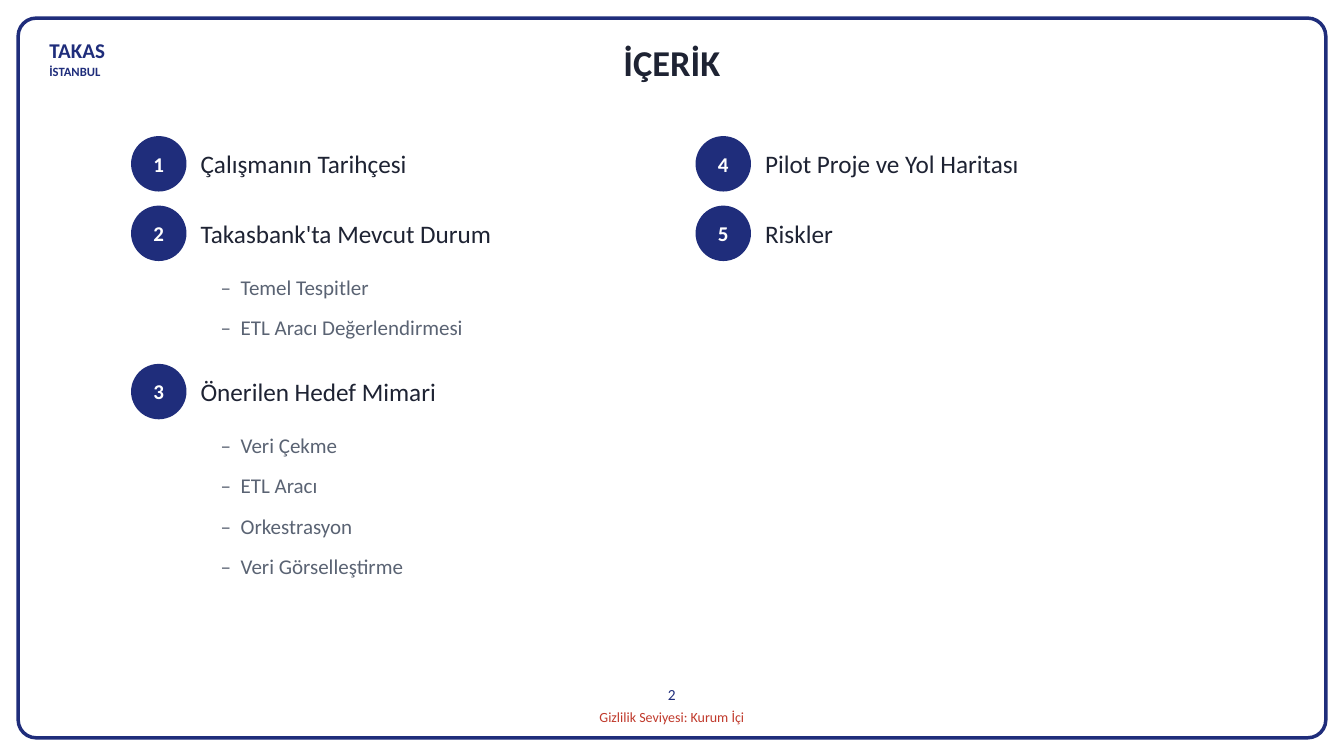
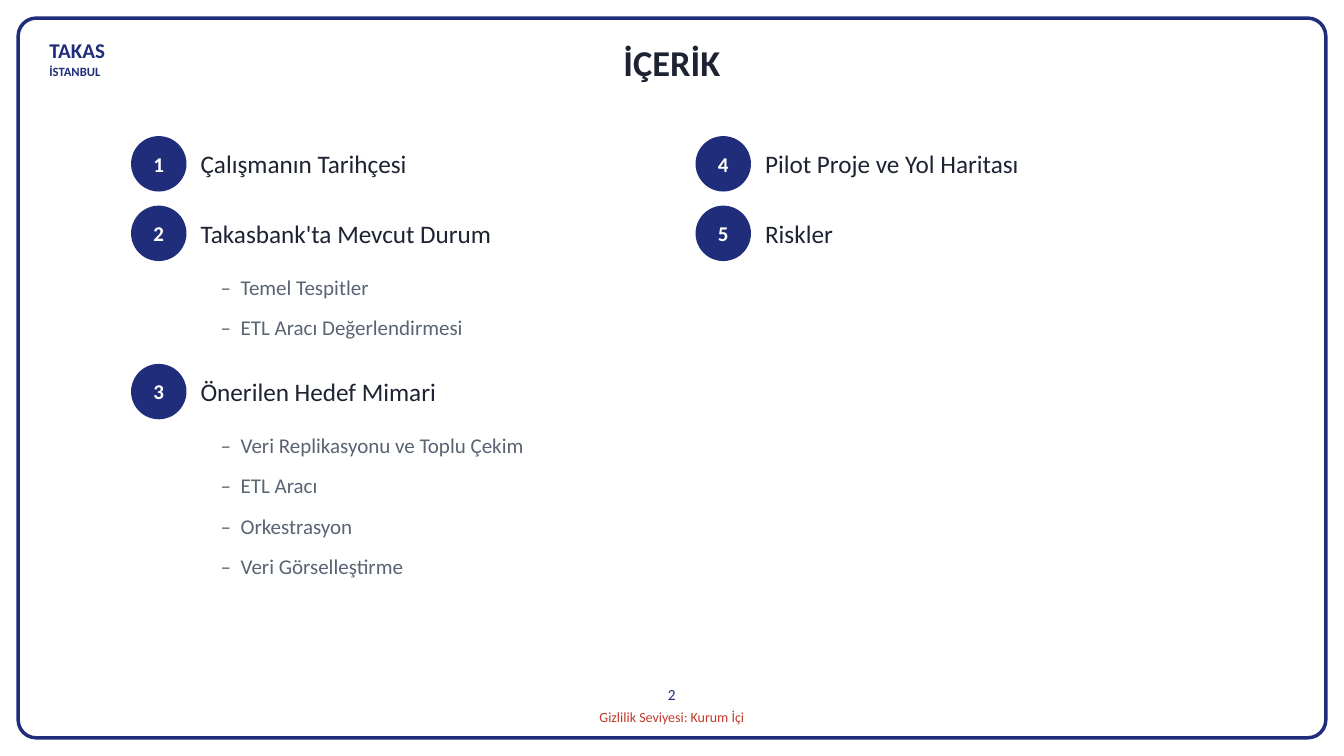
Before and after one commit to hanifidemirel0/Cursor-Projects, a slide deck: slide 2 of outputs/dwh-sunum-kasim-2026/5 - DWHSunum_Kasim2026.pptx. Drawn at 1344x756 pixels with LibreOffice and Linux fonts; fonts in the diff are those of the drawing. Boxes give left, top, right and bottom in pixels: in the first picture for what was removed or moved away, otherwise in the second. Text is boxed around its words. In the diff, an @@ line names an element or a change of style, - is before the commit and + after.

```diff
--- a/outputs/dwh-sunum-kasim-2026/5 - DWHSunum_Kasim2026.pptx
+++ b/outputs/dwh-sunum-kasim-2026/5 - DWHSunum_Kasim2026.pptx
@@ text at bbox=[241, 438, 524, 457]: text changed @@
-– Veri Çekme
+– Veri Replikasyonu ve Toplu Çekim
```
Also in this commit, not shown: 11 other slides changed, 2 slides added, 5 other files.
